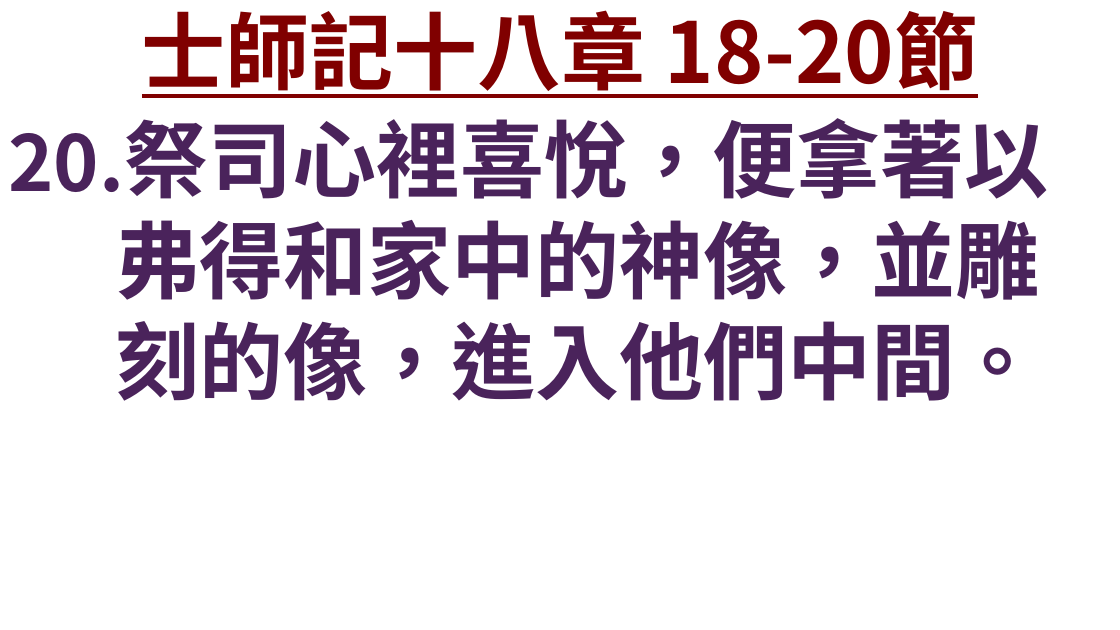
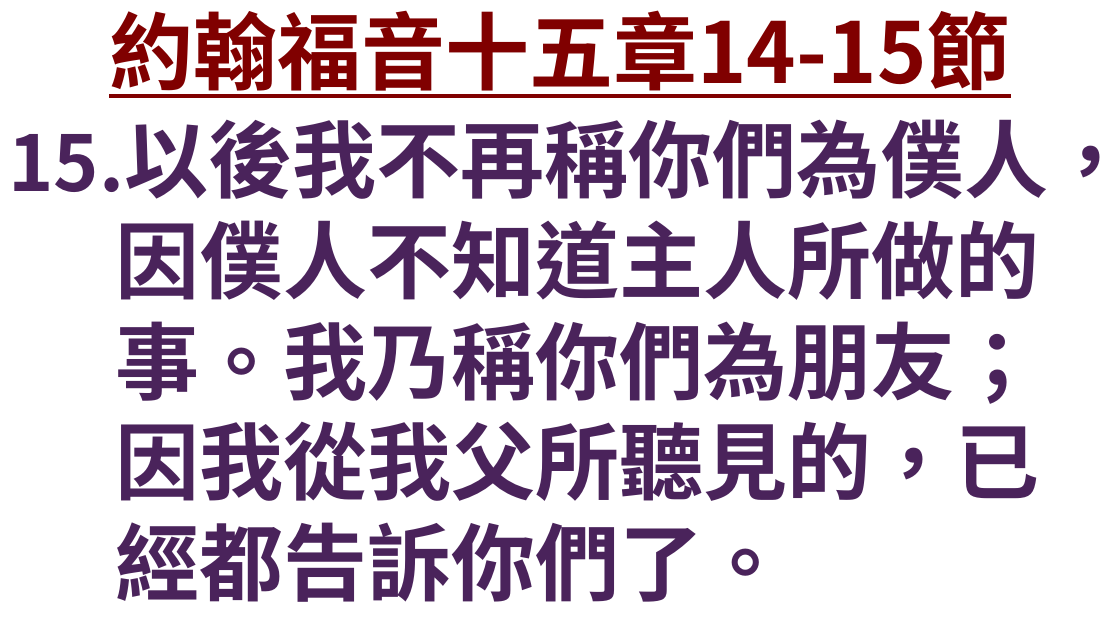
Before and after one commit to Rye-GT500/FaithSlide, a slide deck: slide 34 of 證道投影片.pptx. Drawn at 1120x630 pixels with LibreOffice and Linux fonts; fonts in the diff are those of the drawing; background and template pictures are left out. Boxes give left, top, right and bottom in pixels: in the first picture for what was removed or moved away, otherwise in the second. Text is boxed around its words. In the diff, an @@ line names an element or a change of style, - is before the commit and + after.

```diff
--- a/證道投影片.pptx
+++ b/證道投影片.pptx
@@ title at [109, 10, 1010, 98]: text changed @@
-士師記十八章 18-20節
+約翰福音十五章14-15節
@@ text at [8, 119, 1120, 602]: text changed @@
-20.祭司心裡喜悅，便拿著以弗得和家中的神像，並雕刻的像，進入他們中間。
+15.以後我不再稱你們為僕人，因僕人不知道主人所做的事。我乃稱你們為朋友；因我從我父所聽見的，已經都告訴你們了。
```
Also in this commit, not shown: 38 other slides changed, 28 slides added, 15 slides removed, 2 other files.
